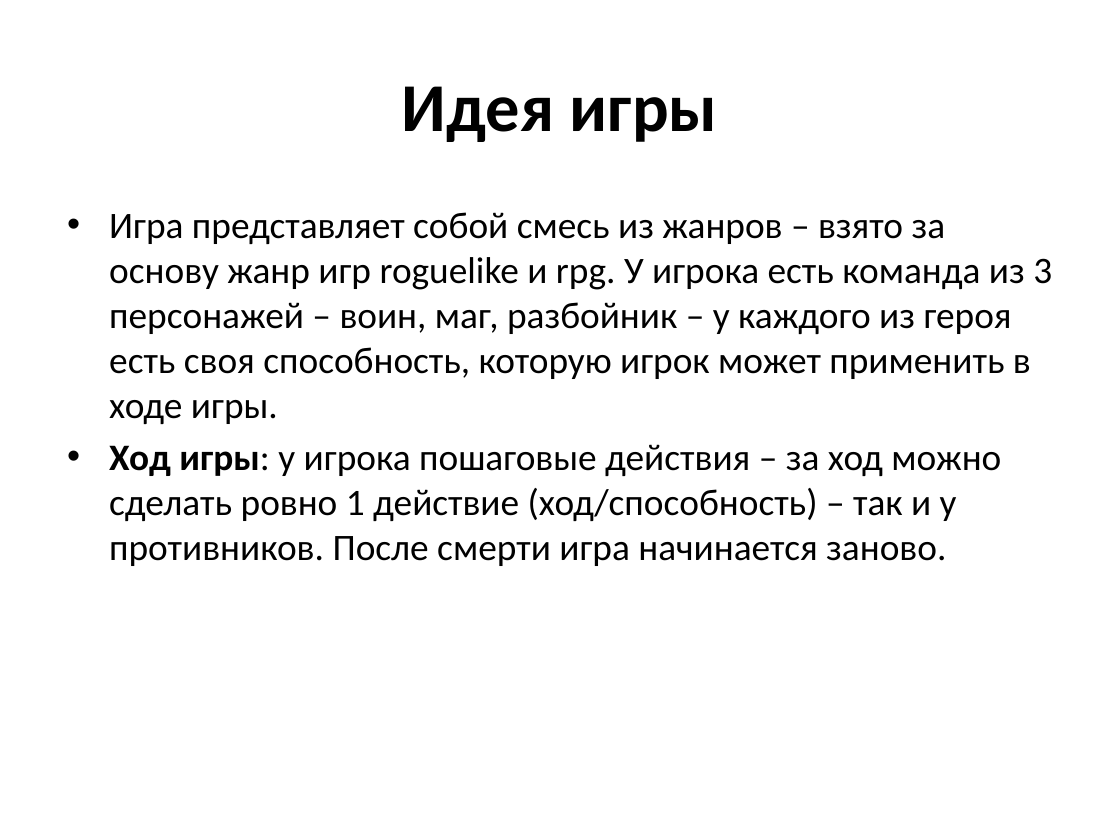
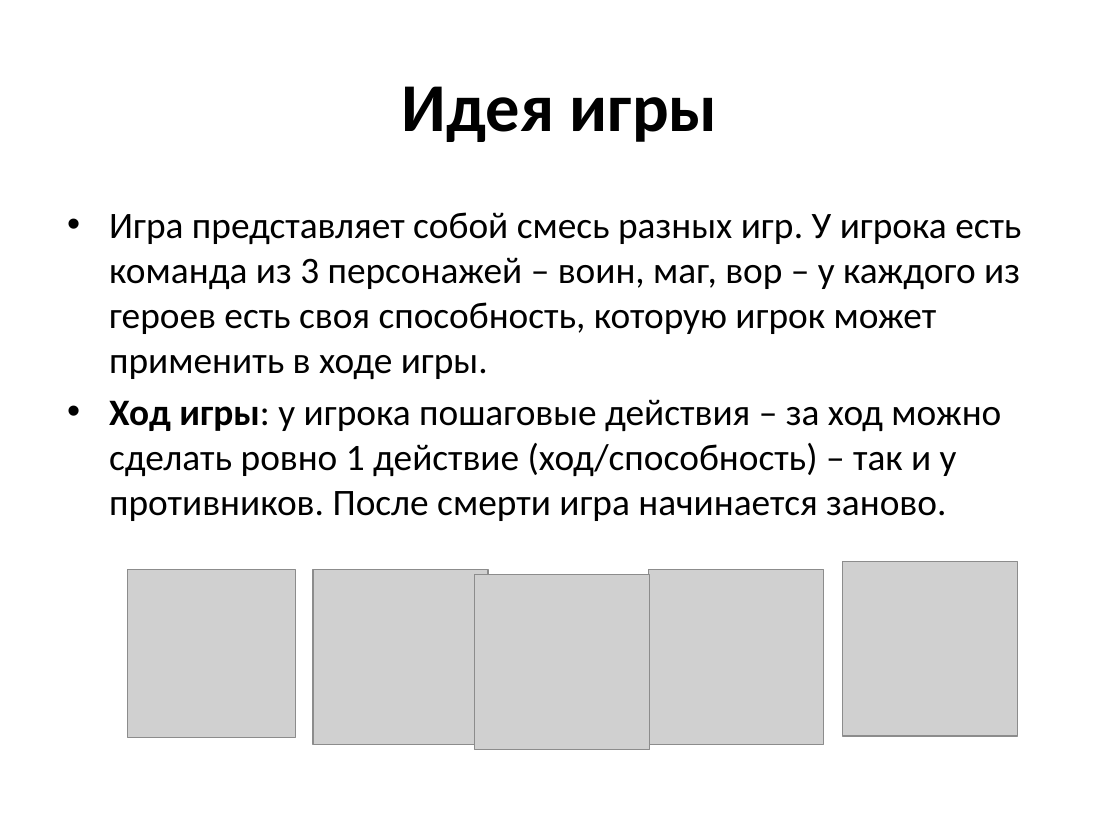
Before and after one commit to Poolwerx/game_pygame_proj, a slide deck: slide 2 of Проект по pygame.pptx. Drawn at 1120x840 pixels with LibreOffice and Linux fonts; fonts in the diff are those of the drawing; grey boxes stand for pictures; background and template pictures are left out. Boxes give left, top, right and bottom in pixels: in the first picture for what was removed or moved away, otherwise in the second. Text is boxed around its words. In the diff, an @@ line names an element or a change of style, - is before the commit and + after.

```diff
--- a/Проект по pygame.pptx
+++ b/Проект по pygame.pptx
@@ text at (x1=109, y1=212, x2=1021, y2=379): text changed @@
-• Игра представляет собой смесь из жанров – взято за основу жанр игр roguelike и rpg. У игрока есть команда из 3 персонажей – воин, маг, разбойник – у каждого из героя есть своя способность, которую игрок может применить в ходе игры.
+• Игра представляет собой смесь разных игр. У игрока есть команда из 3 персонажей – воин, маг, вор – у каждого из героев есть своя способность, которую игрок может применить в ходе игры.
@@ picture added at (x1=842, y1=561, x2=1017, y2=736) @@
@@ picture added at (x1=128, y1=570, x2=296, y2=738) @@
@@ picture added at (x1=314, y1=570, x2=488, y2=745) @@
@@ picture added at (x1=475, y1=575, x2=650, y2=749) @@
@@ picture added at (x1=648, y1=570, x2=823, y2=745) @@
```
Also in this commit, not shown: 6 slides added, 3 slides removed, 28 other files.
